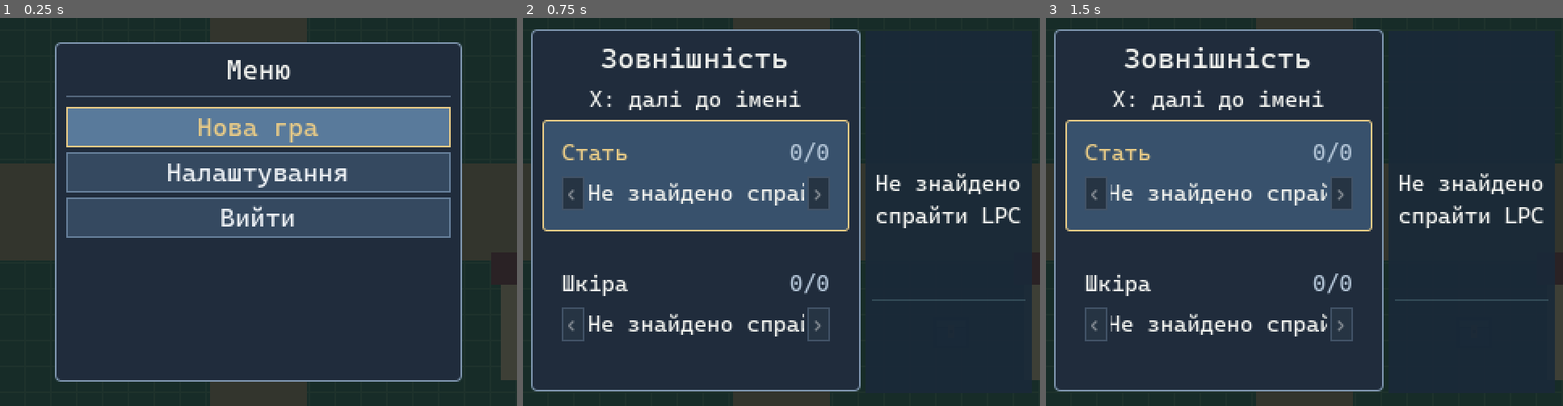
Above: before the commit, frames 1-3 (left to right).
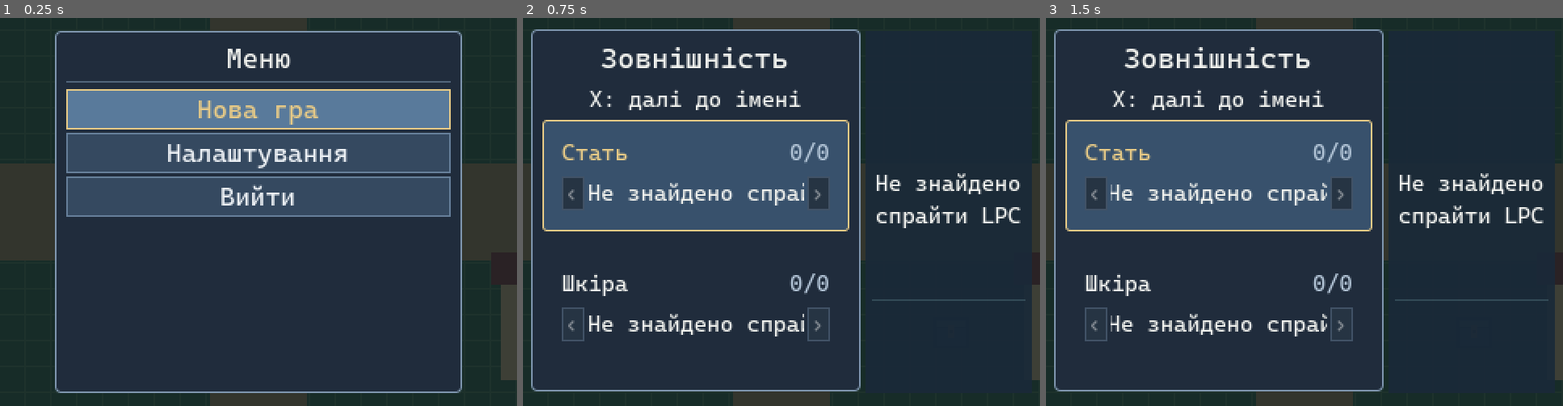
Above: after the commit, the same moments.

Repository: PylSerg/skyval-godot
Game: Godot game, scene res://prototype/camera_test.tscn
Same seed, same stepped clock (60 frames per second), same inputs: the game is played once before the commit and once after it.
Inputs (mouse positions are in pixels of both pictures, inside the frame that each line leads up to):
- Up to frame 1 (0.25 s): no input
- Up to frame 2 (0.75 s): click "Нова гра" at 0.5 s
- Up to frame 3 (1.5 s): tap Enter at 1.25 s; move the mouse to (1418, 192) at 1.27 s; click (1418, 192) at 1.42 s

The runs differ from the first frame. In frame 1, 19% of the frame differs, in the area x 10-90%, y 3-97%; in frame 2, nothing differs; in frame 3, nothing differs.

Commit message:
Keep six menu rows inside viewport and guard return-to-menu checkpoint

Diff:
--- a/ui/game_menu.gd
+++ b/ui/game_menu.gd
@@ -277,7 +277,7 @@
         if not _menu_buttons[next_index].disabled:
             _selected_option = next_index
             _status_message = ""
-            _update_highlight()
+            _refresh_text()
             return
         next_index += direction
 
@@ -390,6 +390,7 @@
 
 func _load_selected_save(path: String) -> bool:
     if not _load_profile(path, true):
+        _list_mode = ""
         _status_message = _tr("save.load_failed")
         _refresh_text()
         return false
@@ -404,6 +405,7 @@
         return
     var selected: Dictionary = _listed_items[_selected_list]
     if not bool(_save_store.call("delete_profile", str(selected.get("path", "")))):
+        _list_mode = ""
         _status_message = _tr("save.delete_failed")
         return
     _listed_items = _save_store.call("list_profiles")
@@ -414,8 +416,10 @@
 
 
 func _return_to_main() -> void:
-    # Stay paused and preserve the current checkpoint before clearing state.
-    _save_current_game()
+    # Never discard the live character if writing its checkpoint fails.
+    if not _save_current_game():
+        _status_message = _tr("save.write_failed")
+        return
     _session_started = false
     _active_save_path = ""
     _profile_data.clear()
@@ -674,9 +678,10 @@
     _root.add_child(shade)
 
     var panel := PanelContainer.new()
-    panel.position = Vector2(34, 15)
-    panel.custom_minimum_size = Vector2(252, 210)
-    panel.size = Vector2(252, 210)
+    # Six in-game actions fit inside the 320x240 viewport at >=14px.
+    panel.position = Vector2(34, 8)
+    panel.custom_minimum_size = Vector2(252, 224)
+    panel.size = Vector2(252, 224)
     _root.add_child(panel)
     var panel_style := StyleBoxFlat.new()
     panel_style.bg_color = Color("#202c3c")
@@ -687,7 +692,7 @@
     panel.add_theme_stylebox_override("panel", panel_style)
 
     var stack := VBoxContainer.new()
-    stack.add_theme_constant_override("separation", 6)
+    stack.add_theme_constant_override("separation", 4)
     panel.add_child(stack)
 
     _heading = _label(17)
@@ -701,7 +706,7 @@
     stack.add_child(divider)
 
     _main_panel = VBoxContainer.new()
-    _main_panel.add_theme_constant_override("separation", 3)
+    _main_panel.add_theme_constant_override("separation", 2)
     stack.add_child(_main_panel)
     # Reuse six buttons; hidden options occupy no space.
     for i in range(GAME_OPTIONS.size()):
